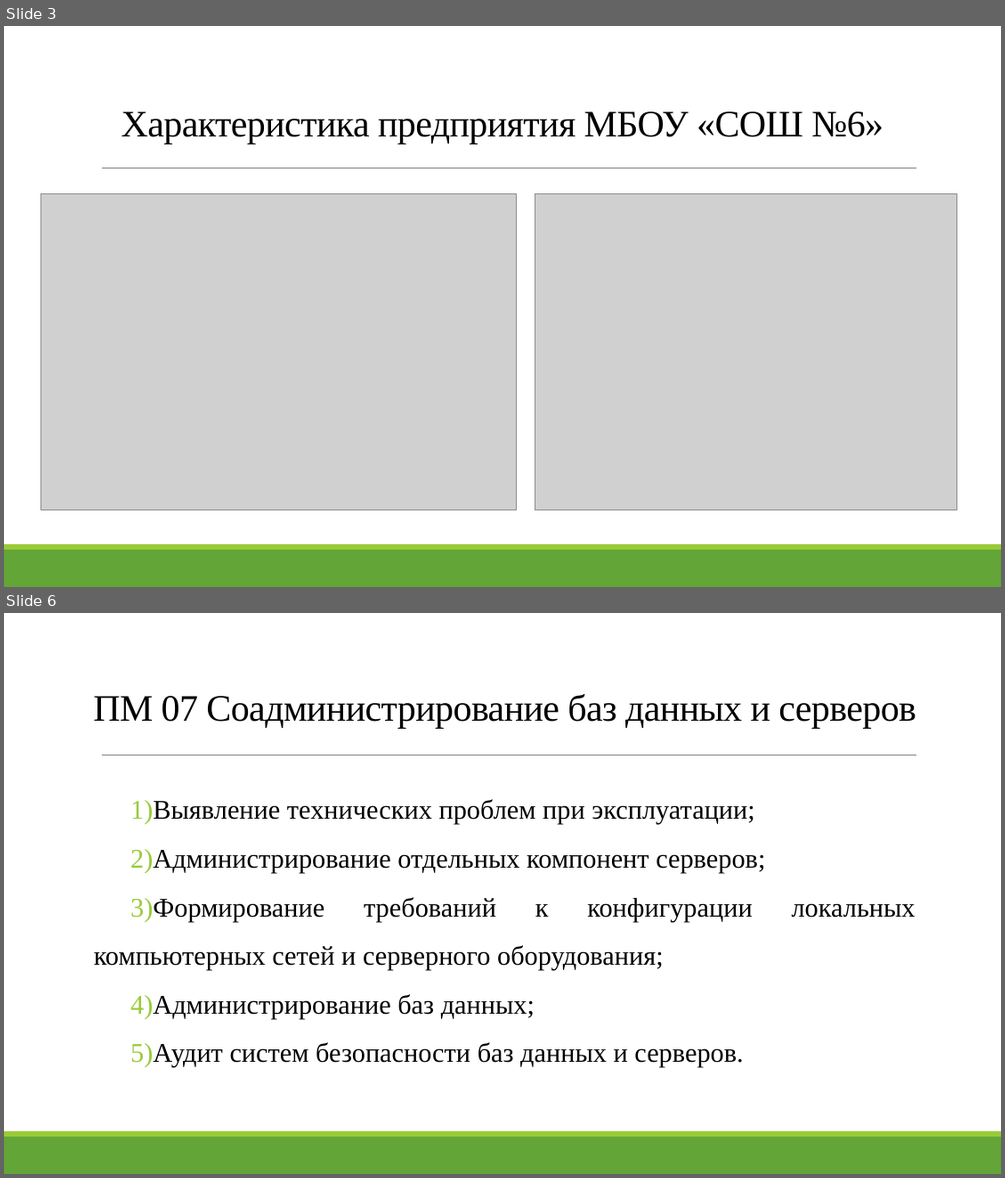
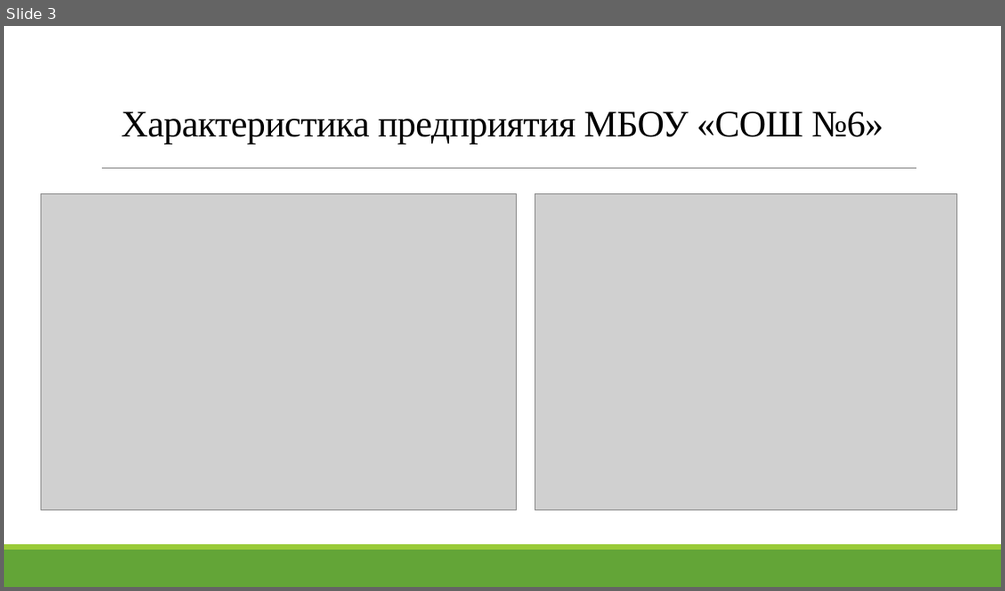
Before and after one commit to lizamlzw/yupk, a slide deck: практика Макарова.pptx. Shown one above the other, each under a label of ours: slides 3 and 6 before the commit, slide 3 after it; the slides between them are not shown. The pictures are 1005x1178 and 1005x591 pixels, drawn with LibreOffice and Linux fonts; fonts in the diff are those of the drawing; grey boxes stand for pictures. Boxes give left, top, right and bottom in pixels: in the first picture for what was removed or moved away, otherwise in the second. Text is boxed around its words. In the diff, an @@ line names an element or a change of style, - is before the commit and + after.

```diff
--- a/практика Макарова.pptx
+++ b/практика Макарова.pptx
@@ slide 6 removed at [4,613,1001,1174], background #FFFFFF; not listed: 3 template elements that a slide beside it also shows @@
@@ title removed at [93,694,916,728] @@
-ПМ 07 Соадминистрирование баз данных и серверов
@@ text removed at [94,799,765,1068] @@
-1) Выявление технических проблем при эксплуатации;
-2) Администрирование отдельных компонент серверов;
-3) Формирование требований к конфигурации локальных компьютерных сетей и серверного оборудования;
-4) Администрирование баз данных;
-5) Аудит систем безопасности баз данных и серверов.
```
Also in this commit, not shown: 1 slide changed, 8 slides added, 11 other slides removed, 1 other file.
